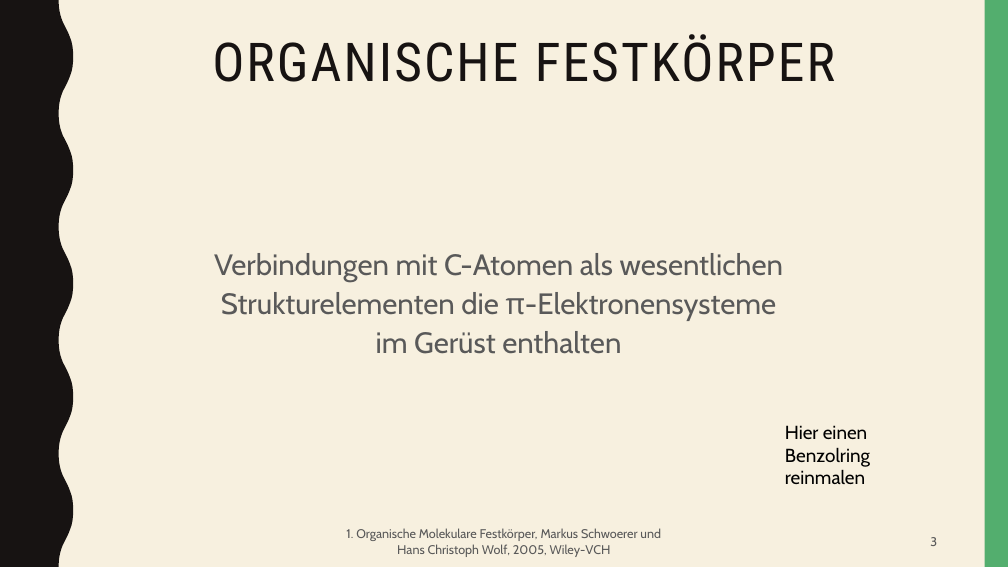
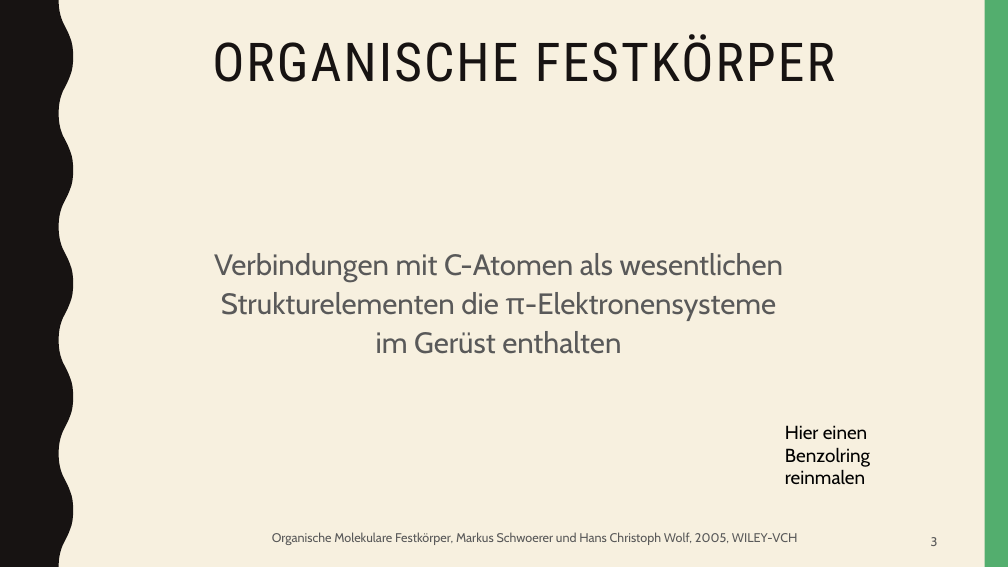
Before and after one commit to beckstev/presentations, a slide deck: slide 3 of opy/Vortrag/OLEDS.pptx. Drawn at 1008x567 pixels with LibreOffice and Linux fonts; fonts in the diff are those of the drawing. Boxes give left, top, right and bottom in pixels: in the first picture for what was removed or moved away, otherwise in the second. Text is boxed around its words. In the diff, an @@ line names an element or a change of style, - is before the commit and + after.

```diff
--- a/opy/Vortrag/OLEDS.pptx
+++ b/opy/Vortrag/OLEDS.pptx
@@ text at [272,532,798,545]: text changed @@
-1. Organische Molekulare Festkörper, Markus Schwoerer und Hans Christoph Wolf, 2005, Wiley-VCH
+Organische Molekulare Festkörper, Markus Schwoerer und Hans Christoph Wolf, 2005, WILEY-VCH
```
Also in this commit, not shown: 6 other slides changed, 6 slides added, 1 slide removed, 2 other files.
